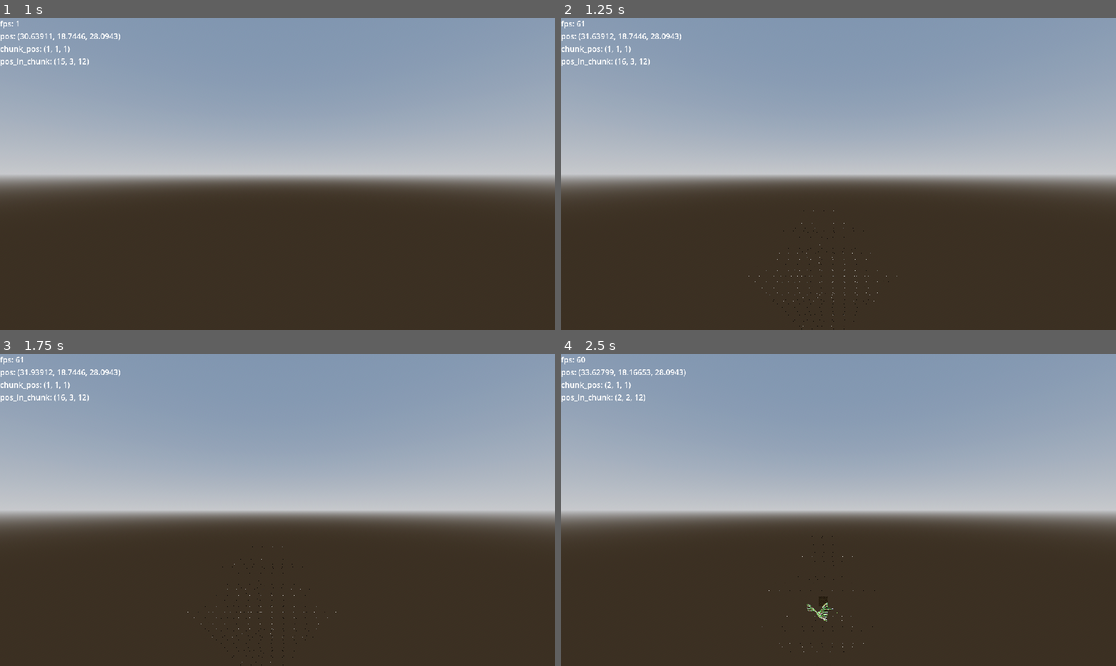
Above: before the commit, frames 1-4 (two rows, left to right).
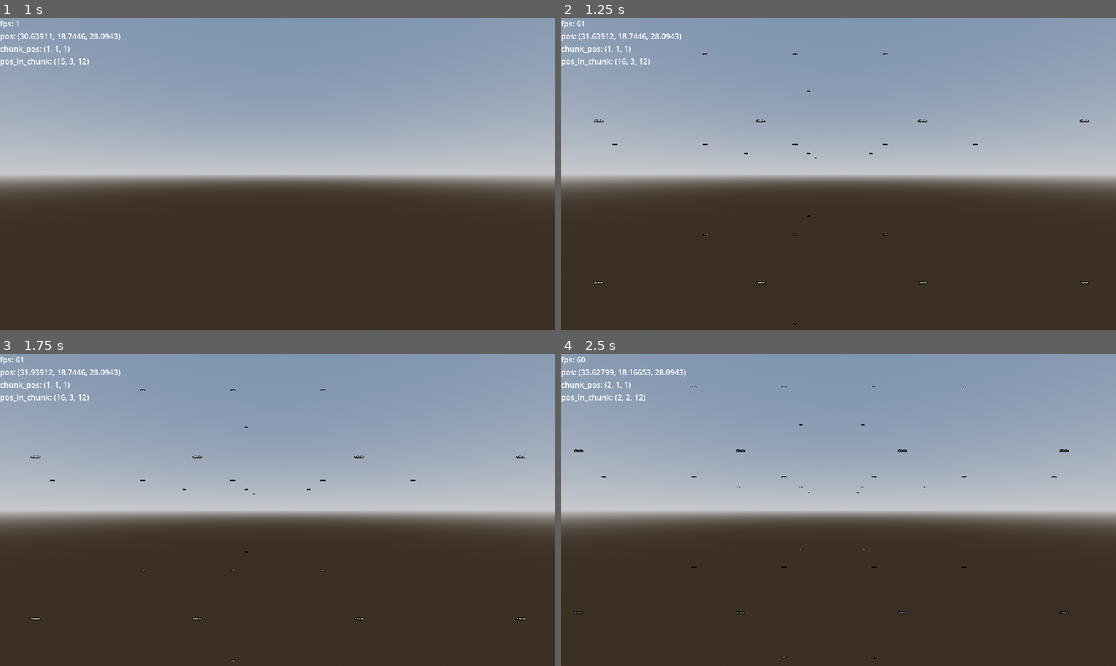
Above: after the commit, the same moments.

Repository: murumart/gd-blockgame
Game: Godot game, scene res://test/chunk_3d_test.tscn
Two runs of this game, one before a commit and one after it. Both use one fixed random seed, a clock stepped at 60 frames per second and the inputs below. The project has no main scene, so this scene is started directly.
Inputs (mouse positions are in pixels of both pictures, inside the frame that each line leads up to):
- Up to frame 1 (1 s): tap Enter at 0.5 s; move the mouse to (399, 158) at 0.52 s; hold D from 0.53 s (still down); hold 3 from 0.53 s (still down); click (399, 158) at 0.67 s
- Up to frame 2 (1.25 s): keep holding D; keep holding 3
- Up to frame 3 (1.75 s): release D at 1.25 s; release 3 at 1.25 s; drag from (166, 525) to (249, 572) at 1.27 s
- Up to frame 4 (2.5 s): tap Space at 2 s; move the mouse to (894, 441) at 2.02 s; hold D from 2.03 s (still down); hold 3 from 2.03 s (still down); tap Q at 2.1 s

Frame 1 is identical in both runs. In frame 2, 0.2% of the frame differs, in the area x 5-96%, y 11-100%; in frame 3, 0.2%; in frame 4, 0.3%, in the area x 2-92%, y 10-98%.

Commit message:
Initial threaded mesh gen

Diff:
--- a/test/chunk_3d_test.tscn
+++ b/test/chunk_3d_test.tscn
@@ -41,11 +41,6 @@
 transform = Transform3D(-0.866023, -0.433016, 0.250001, 0, 0.499998, 0.866027, -0.500003, 0.749999, -0.43301, 0, 0, 0)
 shadow_enabled = true
 
-[node name="ChunkLoader" type="Node3D" parent="."]
-transform = Transform3D(1, 0, 0, 0, 1, 0, 0, 0, 1, 0, -143, -304)
-script = ExtResource("2_0dstt")
-load_distance = 8
-
 [node name="Camera3D" type="Camera3D" parent="."]
 transform = Transform3D(1, 0, 0, 0, 1, 0, 0, 0, 1, 28.9502, 18.7446, 28.0943)
 script = ExtResource("1_8mts2")
@@ -54,8 +49,12 @@
 shadow_enabled = true
 omni_range = 12.0
 
+[node name="ChunkLoader" type="Node3D" parent="Camera3D"]
+script = ExtResource("2_0dstt")
+load_distance = 4
+
 [node name="World" parent="." node_paths=PackedStringArray("chunk_loaders") instance=ExtResource("2_3n2ij")]
-chunk_loaders = [NodePath("../ChunkLoader")]
+chunk_loaders = [NodePath("../Camera3D/ChunkLoader")]
 
 [node name="DebugUi" parent="." node_paths=PackedStringArray("camera") instance=ExtResource("4_b72s5")]
 camera = NodePath("../Camera3D")
--- a/test/chunk_debug_info.gd
+++ b/test/chunk_debug_info.gd
@@ -5,5 +5,5 @@
 
 func _on_timer_timeout() -> void:
 	text = ("pos: " + chunk.name +
-			#"\ndata: " + str(chunk.data) +
+			"\nload_step: " + str(Chunk.LoadSteps.find_key(chunk.load_step)) +
 			"\nblock_data size: " + str(chunk.data.block_data.size()))
--- a/world/chunks/chunk.gd
+++ b/world/chunks/chunk.gd
@@ -25,6 +25,9 @@
 
 func _ready() -> void:
 	$BoundingBox.hide()
+	mesh.meshing_finished.connect(func() -> void:
+		load_step = LoadSteps.MESH_GENNED
+	)
 
 
 func generate() -> void:
@@ -67,7 +70,9 @@
 	#mesh.call_deferred("create_mesh", data)
 	if data.block_data.is_empty():
 		return
-	mesh.create_mesh(data, world)
+	#mesh.create_mesh(data, world)
+	if mesh.create_mesh_thread(data, world):
+		load_step = LoadSteps.MESH_GENNING
 
 
 func get_block_local(internal_pos: Vector3) -> int:
--- a/world/chunks/chunk_mesh/chunk_mesh.gd
+++ b/world/chunks/chunk_mesh/chunk_mesh.gd
@@ -1,6 +1,8 @@
 class_name ChunkMesh extends MeshInstance3D
 
 ## Generates the mesh of a chunk.
+
+signal meshing_finished
 
 const VERTS_PER_FACE := 4
 const INDEX_APPENDAGE: PackedByteArray = [0, 1, 2, 2, 3, 0]
@@ -18,7 +20,11 @@
 	Vector3.UP: 5,
 }
 
-static var chunk_mesh_thread := ChunkMeshThread.new()
+static var chunk_mesh_threads: Array[ChunkMeshThread] = [
+	ChunkMeshThread.new(),
+	#ChunkMeshThread.new(),
+	#ChunkMeshThread.new(),
+]
 
 
 func create_mesh(chunk_data: ChunkData, world: World) -> void:
@@ -27,8 +33,17 @@
 	_create_mesh(chunk_data, world)
 
 
-func create_mesh_threadsafer(chunk_data: ChunkData, world: World, _mesh: ArrayMesh) -> void:
-	_create_mesh_threadsafer(chunk_data, world, _mesh)
+func create_mesh_thread(chunk_data: ChunkData, world: World) -> bool:
+	return chunk_mesh_threads[0].generate_mesh(self, world, chunk_data)
+	#for thread in chunk_mesh_threads:
+		#if thread.generate_mesh(self, world, chunk_data):
+			#return true
+	#return false
+
+
+func _mesh_thread_finished(new_mesh: ArrayMesh) -> void:
+	mesh = new_mesh
+	meshing_finished.emit()
 
 
 func _create_mesh(chunk_data: ChunkData, world: World) -> void:
@@ -44,24 +59,6 @@
 	mesh.add_surface_from_arrays(Mesh.PRIMITIVE_TRIANGLES, mesh_array)
 	mesh.surface_set_material(0, BLOCK_MATERIAL)
 	print("meshgen took ", Time.get_ticks_msec() - time)
-
-
-func _create_mesh_threadsafer(chunk_data: ChunkData, world: World, _mesh: ArrayMesh) -> void:
-	var time := Time.get_ticks_msec()
-	print("bauau")
-
-	if chunk_data.block_data.size() == ChunkData.BYTES_PER_BLOCK:
-		print("bai")
-		return
-
-	var mesh_array := _create_mesh_data_array(chunk_data, world)
-
-	if mesh_array[Mesh.ARRAY_VERTEX].is_empty():
-		print("mepty")
-		return
-	_mesh.add_surface_from_arrays(Mesh.PRIMITIVE_TRIANGLES, mesh_array)
-	_mesh.surface_set_material(0, BLOCK_MATERIAL)
-	print("meshgen (safe :)) took ", Time.get_ticks_msec() - time)
 
 
 func _create_mesh_data_array(chunk_data: ChunkData, world: World) -> Array:
--- a/world/chunks/chunk_mesh/chunk_mesh_thread.gd
+++ b/world/chunks/chunk_mesh/chunk_mesh_thread.gd
@@ -2,12 +2,29 @@
 
 var _thread := Thread.new()
 var _semaph := Semaphore.new()
+var _mutex := Mutex.new()
 var active := false
-var _queue: Array = []
+
+var _current_mesh_instance: ChunkMesh
+var _current_chunk_data: ChunkData
+var _current_world: World
+var _current_global_position: Vector3
 
 
 func _init() -> void:
 	_thread.start(_threaded_meshing)
+
+
+func generate_mesh(mi: ChunkMesh, w: World, cd: ChunkData) -> bool:
+	if active:
+		return false
+	_current_mesh_instance = mi
+	_current_chunk_data = cd
+	_current_world = w
+	_current_global_position = mi.global_position
+	active = true
+	_semaph.post()
+	return true
 
 
 func _threaded_meshing() -> void:
@@ -15,3 +32,180 @@
 		print("-- MESH waiting")
 		_semaph.wait()
 		print("-- MESH genning")
+
+		var mesh := ArrayMesh.new()
+		ChunkMeshThread.create_mesh(
+				mesh, _current_chunk_data, _current_world, _current_global_position)
+		_current_mesh_instance._mesh_thread_finished.call_deferred(mesh)
+		_current_chunk_data = null
+		_current_global_position = Vector3.ZERO
+		_current_mesh_instance = null
+		_current_world = null
+		active = false
+
+
+static func create_mesh(
+		mesh: ArrayMesh,
+		chunk_data: ChunkData,
+		world: World,
+		global_position: Vector3) -> void:
+	var time := Time.get_ticks_msec()
+
+	if chunk_data.block_data.size() == ChunkData.BYTES_PER_BLOCK:
+		return
+
+	var mesh_array := _create_mesh_data_array(chunk_data, world, global_position)
+
+	if mesh_array[Mesh.ARRAY_VERTEX].is_empty():
+		return
+	mesh.add_surface_from_arrays(Mesh.PRIMITIVE_TRIANGLES, mesh_array)
+	mesh.surface_set_material(0, ChunkMesh.BLOCK_MATERIAL)
+	print("meshgen took ", Time.get_ticks_msec() - time)
+
+
+static func _create_mesh_data_array(
+		chunk_data: ChunkData,
+		world: World,
+		global_position: Vector3) -> Array:
+	# store how many vertices have been appended in total
+	var vertex_count := PackedInt32Array()
+	vertex_count.append(0)
+
+	var mesh_array := Array()
+	mesh_array.resize(Mesh.ARRAY_MAX)
+
+	mesh_array[Mesh.ARRAY_VERTEX] = PackedVector3Array()
+	mesh_array[Mesh.ARRAY_NORMAL] = PackedVector3Array()
+	mesh_array[Mesh.ARRAY_INDEX] = PackedInt32Array()
+	mesh_array[Mesh.ARRAY_TEX_UV] = PackedVector2Array()
+
+	for y in Chunk.SIZE.y:
+		for x in Chunk.SIZE.x:
+			for z in Chunk.SIZE.z:
+				var bpos := Vector3(x, y, z)
+				_add_block_mesh(bpos, mesh_array, vertex_count, chunk_data, world, global_position)
+
+	return mesh_array
+
+
+static func _add_block_mesh(block_position: Vector3,
+		mesh_array: Array,
+		vertex_count: PackedInt32Array,
+		chunk_data: ChunkData,
+		world: World,
+		global_position: Vector3) -> void:
+	var verts: PackedVector3Array = mesh_array[Mesh.ARRAY_VERTEX]
+	var block_type := chunk_data.get_block_type_from_pos(block_position)
+	if block_type.mesh_type == BlockType.MeshType.NONE:
+		return
+
+	# NORTH (-Z)
+	if _is_side_visible(chunk_data, block_position, Vector3.FORWARD, world, global_position):
+		verts.append(Vector3(0, 0, 0) + block_position)
+		verts.append(Vector3(1, 0, 0) + block_position)
+		verts.append(Vector3(1, 1, 0) + block_position)
+		verts.append(Vector3(0, 1, 0) + block_position)
+		_add_face_data(Vector3.FORWARD, vertex_count, mesh_array, block_type)
+
+	# SOUTH (+Z)
+	if _is_side_visible(chunk_data, block_position, Vector3.BACK, world, global_position):
+		verts.append(Vector3(1, 0, 1) + block_position)
+		verts.append(Vector3(0, 0, 1) + block_position)
+		verts.append(Vector3(0, 1, 1) + block_position)
+		verts.append(Vector3(1, 1, 1) + block_position)
+		_add_face_data(Vector3.BACK, vertex_count, mesh_array, block_type)
+
+	# WEST (-X)
+	if _is_side_visible(chunk_data, block_position, Vector3.LEFT, world, global_position):
+		verts.append(Vector3(0, 0, 1) + block_position)
+		verts.append(Vector3(0, 0, 0) + block_position)
+		verts.append(Vector3(0, 1, 0) + block_position)
+		verts.append(Vector3(0, 1, 1) + block_position)
+		_add_face_data(Vector3.LEFT, vertex_count, mesh_array, block_type)
+
+	# EAST (+X)
+	if _is_side_visible(chunk_data, block_position, Vector3.RIGHT, world, global_position):
+		verts.append(Vector3(1, 0, 0) + block_position)
+		verts.append(Vector3(1, 0, 1) + block_position)
+		verts.append(Vector3(1, 1, 1) + block_position)
+		verts.append(Vector3(1, 1, 0) + block_position)
+		_add_face_data(Vector3.RIGHT, vertex_count, mesh_array, block_type)
+
+	# BOTTOM (-Y)
+	if _is_side_visible(chunk_data, block_position, Vector3.DOWN, world, global_position):
+		verts.append(Vector3(1, 0, 0) + block_position)
+		verts.append(Vector3(0, 0, 0) + block_position)
+		verts.append(Vector3(0, 0, 1) + block_position)
+		verts.append(Vector3(1, 0, 1) + block_position)
+		_add_face_data(Vector3.DOWN, vertex_count, mesh_array, block_type)
+
+	# TOP (+Y)
+	if _is_side_visible(chunk_data, block_position, Vector3.UP, world, global_position):
+		verts.append(Vector3(0, 1, 0) + block_position)
+		verts.append(Vector3(1, 1, 0) + block_position)
+		verts.append(Vector3(1, 1, 1) + block_position)
+		verts.append(Vector3(0, 1, 1) + block_position)
+		_add_face_data(Vector3.UP, vertex_count, mesh_array, block_type)
+
+
+static func _is_side_visible(
+		data: ChunkData,
+		block_position: Vector3,
+		side: Vector3,
+		world: World,
+		global_position: Vector3) -> bool:
+	var check_position := block_position + side
+	var check_block_id: int
+	var check_block_type: BlockType
+	if (check_position.x >= Chunk.SIZE.x or check_position.x < 0
+			or check_position.y >= Chunk.SIZE.y or check_position.y < 0
+			or check_position.z >= Chunk.SIZE.z or check_position.z < 0):
+		if not is_instance_valid(world):
+			return true
+		check_block_id = world.get_block(check_position + global_position)
+		if check_block_id == BlockTypes.INVALID_BLOCK_ID:
+			return true
+		check_block_type = BlockTypes.get_block(check_block_id)
+	else:
+		check_block_type = data.get_block_type_from_pos(check_position)
+	if check_block_type.mesh_type != BlockType.MeshType.NONE:
+		return false
+	return true
+
+
+static func _add_face_data(
+		normal_direction: Vector3,
+		vertex_count: PackedInt32Array,
+		mesh_array: Array,
+		block_type: BlockType) -> void:
+	var normals: PackedVector3Array = mesh_array[Mesh.ARRAY_NORMAL]
+	var uvs: PackedVector2Array = mesh_array[Mesh.ARRAY_TEX_UV]
+	var indices: PackedInt32Array = mesh_array[Mesh.ARRAY_INDEX]
+	var cvs := vertex_count[0]
+	for ix in ChunkMesh.INDEX_APPENDAGE:
+		indices.append(ix + cvs)
+	normals.append(normal_direction)
+	normals.append(normal_direction)
+	normals.append(normal_direction)
+	normals.append(normal_direction)
+	var block_atlas_coord: Vector2
+	if block_type.mesh_type == BlockType.MeshType.ALL_ONE:
+		block_atlas_coord = block_type.atlas_coordinates[0]
+	elif block_type.mesh_type == BlockType.MeshType.SIX_SIDES:
+		block_atlas_coord = block_type.atlas_coordinates[ChunkMesh.NORMAL_TO_DIRECTION[normal_direction]]
+	block_atlas_coord *= ChunkMesh.BLOCK_TEXTURE_UV_SIZE
+	uvs.append(Vector2(
+			ChunkMesh.BLOCK_TEXTURE_UV_SIZE + block_atlas_coord.x,
+			ChunkMesh.BLOCK_TEXTURE_UV_SIZE + block_atlas_coord.y))
+	uvs.append(Vector2(
+			block_atlas_coord.x,
+			ChunkMesh.BLOCK_TEXTURE_UV_SIZE + block_atlas_coord.y))
+	uvs.append(block_atlas_coord)
+	uvs.append(Vector2(
+			ChunkMesh.BLOCK_TEXTURE_UV_SIZE + block_atlas_coord.x,
+			block_atlas_coord.y))
+	#uvs.append(Vector2(BLOCK_TEXTURE_UV_SIZE, BLOCK_TEXTURE_UV_SIZE))
+	#uvs.append(Vector2(0.0, BLOCK_TEXTURE_UV_SIZE))
+	#uvs.append(Vector2(0.0, 0.0))
+	#uvs.append(Vector2(BLOCK_TEXTURE_UV_SIZE, 0.0))
+	vertex_count[0] += 4
--- a/world/world.gd
+++ b/world/world.gd
@@ -74,9 +74,7 @@
 				break
 		if not can_gen_mesh:
 			continue
-
-		chunk.load_step = Chunk.LoadSteps.MESH_GENNING
-		await get_tree().process_frame
+		#await get_tree().process_frame
 		chunk.make_mesh()
 
 	# adding new chunks to be loaded.
